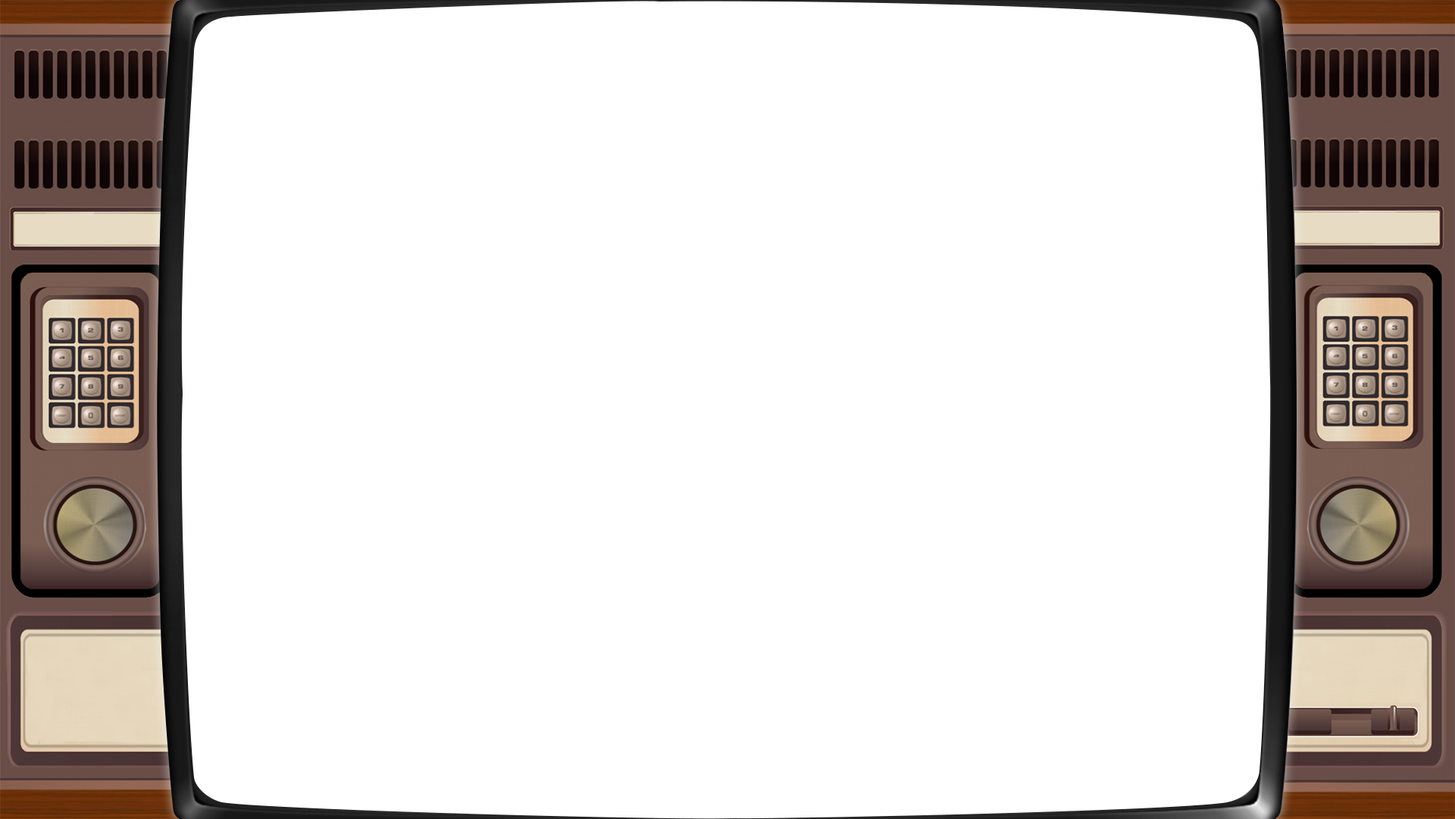
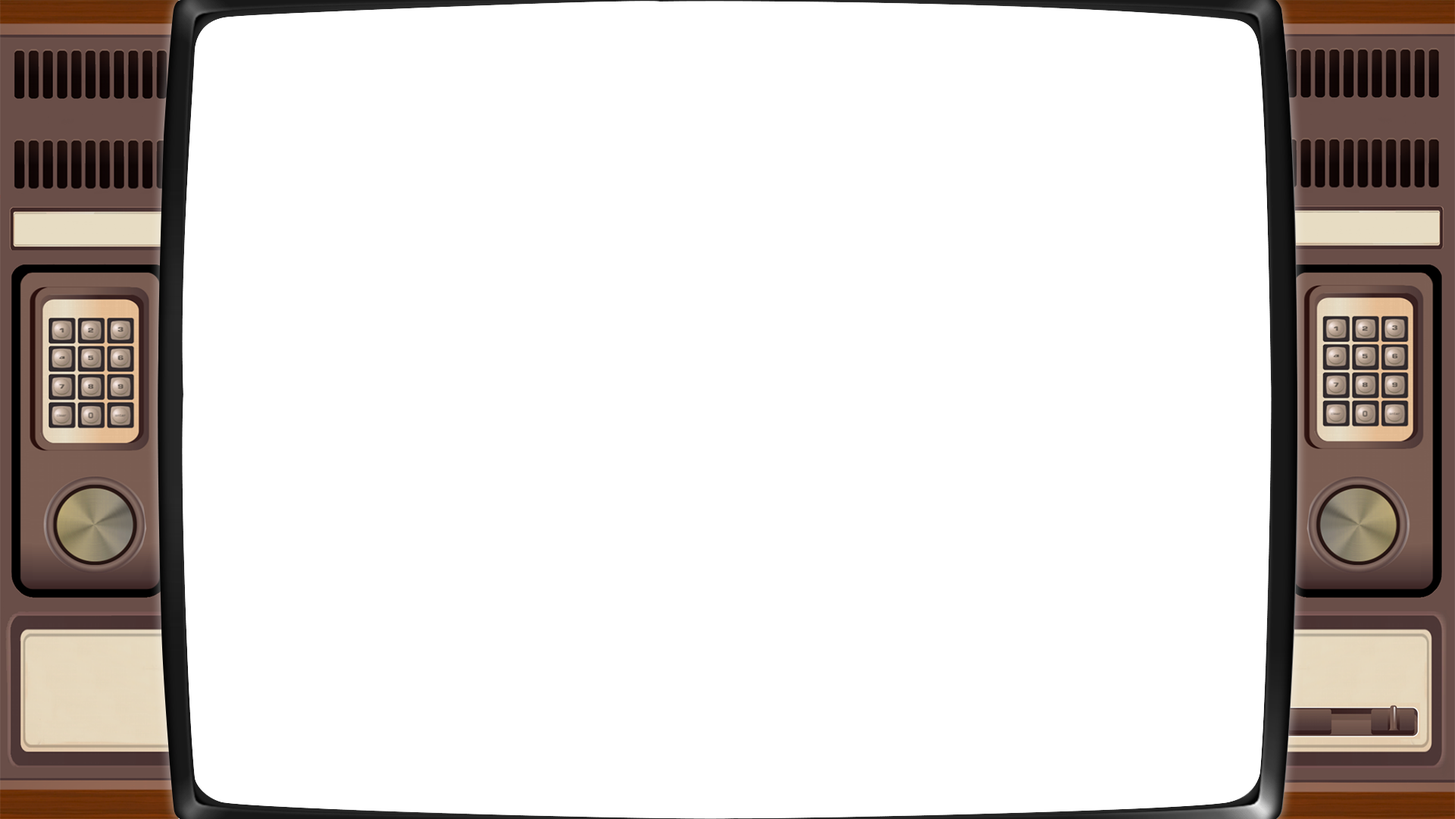
Revision of a layered (1455, 819) image; what changed, layer by layer:
painted on "Calque 1" over bbox(148, 0, 1307, 819)
